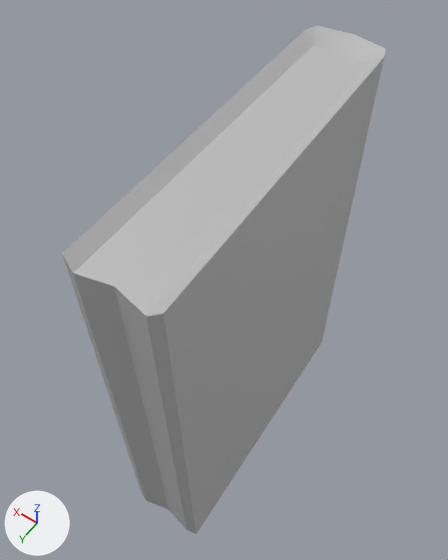
What one commit did to the FBX model Major Production - Team 1 Project - AIE/Assets/Models/Book/obj_book_01.fbx.
Both versions are drawn from a 50 mm lens placed at (-2.501, 0.087, 0.725), pointed at (-2.286, -0.214, 0.251). The axes (+X, +Y, +Z) are drawn at lower left. The lights are the same throughout. Where no turn or scale is listed for an object, it has been applied to the vertices.

Names of what the first picture shows: 'geo_book'.
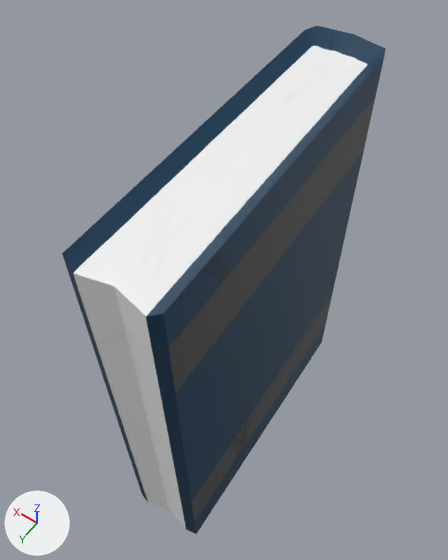
The newer file is also turned or shifted as a whole; pictures and numbers use the older file's frame.

What differs and where, as boxes (x1, y1, x2, y2) in the pictures (448 x 560 px):
'geo_book', surface changed: (62, 26, 386, 534) in both

Edits to the bpy script that builds the scene:
```text
Add img_tex_book_01_tga:
    img_tex_book_01_tga = load_image('tex_book_01.tga', '_unpacked/tex_book_01.tga', 1024, 1024, 'sRGB')
Change mat_shd_book:
    remove mat_shd_book.base_color = (0.5, 0.5, 0.5)  # grey #bcbcbc
    add mat_shd_book.texture = img_tex_book_01_tga
```
